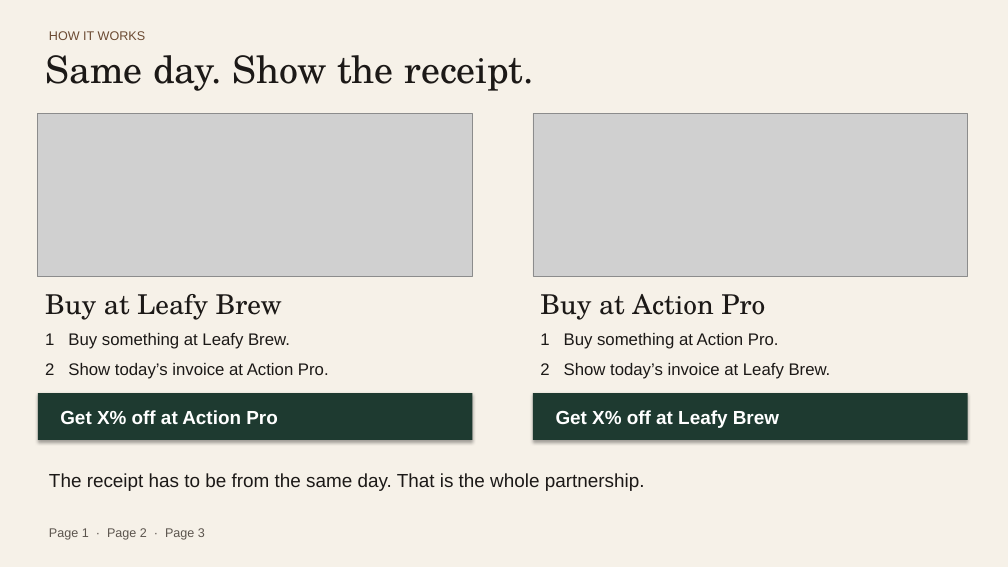
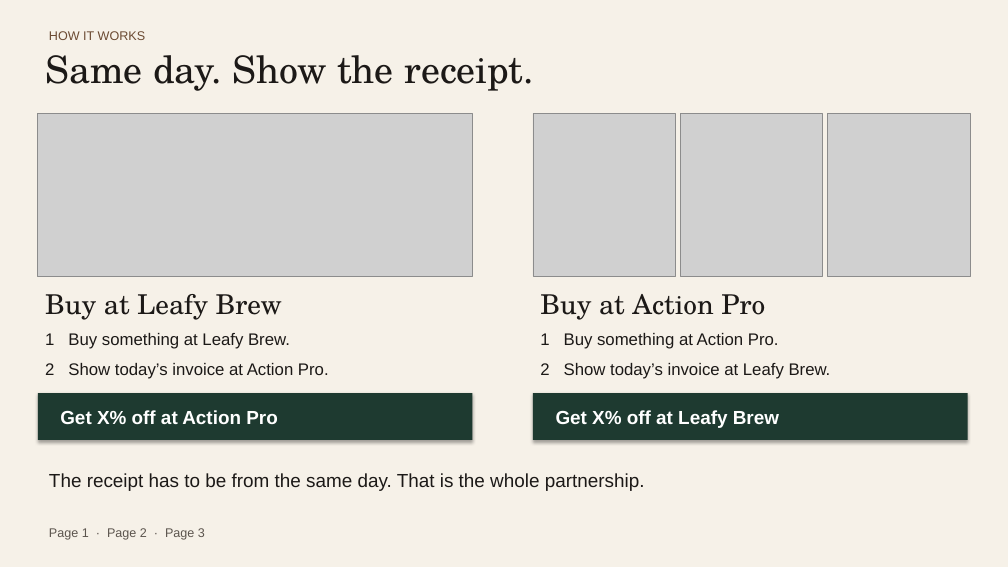
Before and after one commit to Shattrex/alanto-ai, a slide deck: slide 2 of partnership-proposal/Action-Pro-x-Leafy-Brew-Partnership.pptx. Drawn at 1008x567 pixels with LibreOffice and Linux fonts; fonts in the diff are those of the drawing; grey boxes stand for pictures. Boxes give left, top, right and bottom in pixels: in the first picture for what was removed or moved away, otherwise in the second. Text is boxed around its words. In the diff, an @@ line names an element or a change of style, - is before the commit and + after.

```diff
--- a/partnership-proposal/Action-Pro-x-Leafy-Brew-Partnership.pptx
+++ b/partnership-proposal/Action-Pro-x-Leafy-Brew-Partnership.pptx
@@ picture removed at bbox=[533, 113, 968, 276] @@
@@ picture added at bbox=[533, 113, 675, 276] @@
@@ picture added at bbox=[681, 113, 823, 276] @@
@@ picture added at bbox=[828, 113, 970, 276] @@
```
Also in this commit, not shown: 1 other slide changed, 5 other files.
